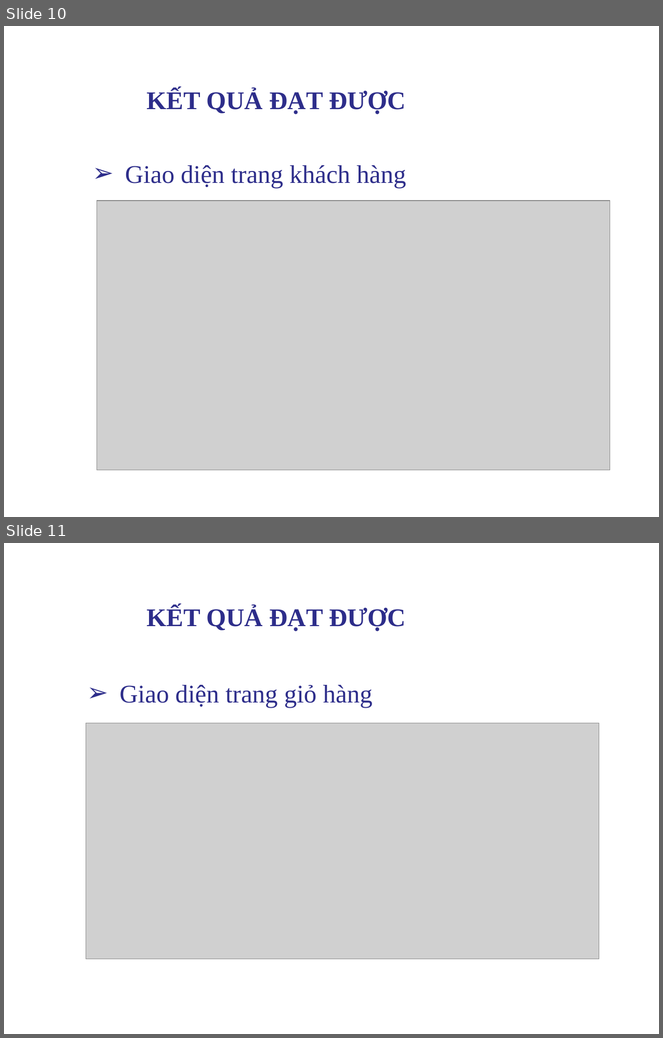
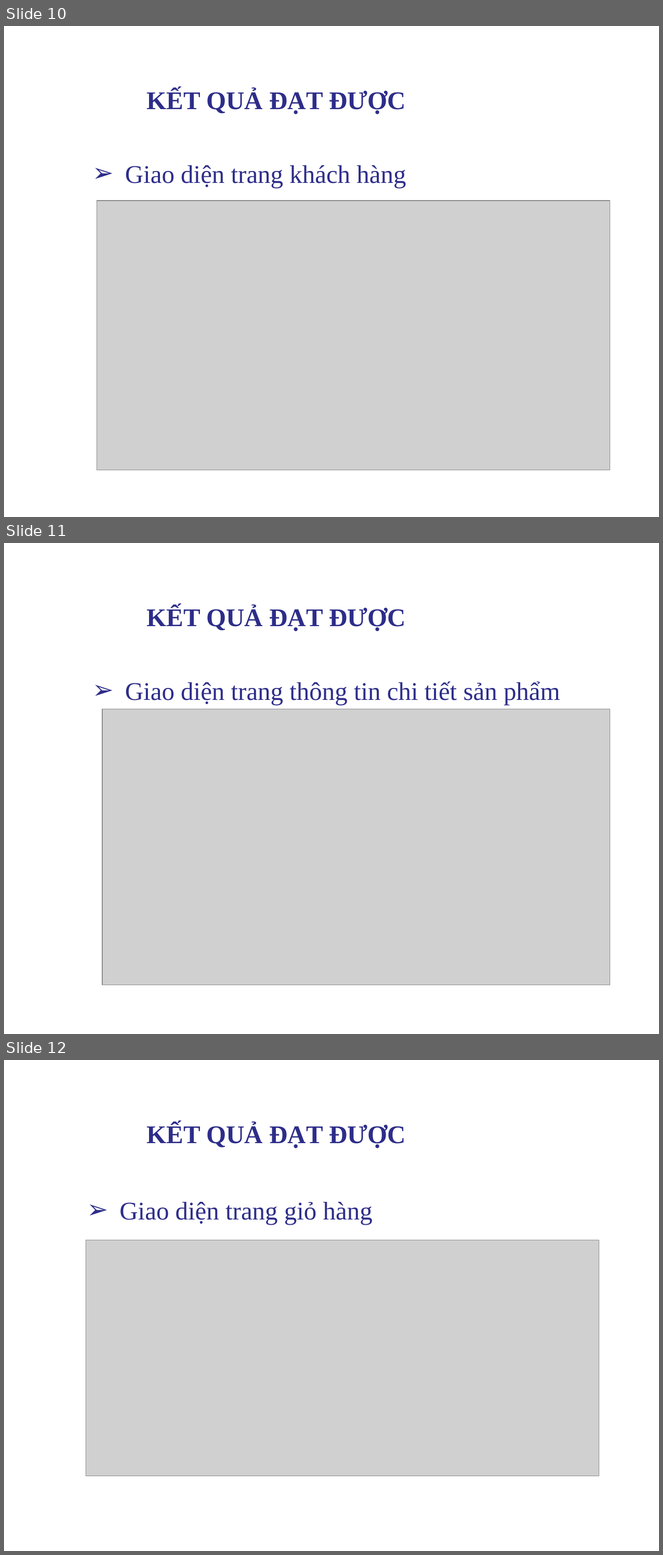
Before and after one commit to buicongminh2018/baovelvtn, a slide deck: LVTN.pptx. Shown one above the other, each under a label of ours: slides 10 and 11 before the commit, slides 10, 11 and 12 after it. The pictures are 663x1038 and 663x1555 pixels, drawn with LibreOffice and Linux fonts; fonts in the diff are those of the drawing; grey boxes stand for pictures; background and template pictures are left out. Boxes give left, top, right and bottom in pixels: in the first picture for what was removed or moved away, otherwise in the second. Text is boxed around its words. In the diff, an @@ line names an element or a change of style, - is before the commit and + after.

```diff
--- a/LVTN.pptx
+++ b/LVTN.pptx
@@ slide 11 added at [4,543,659,1034], background picture (left out) @@
@@ text added at [147,606,406,631], 28 pt, text #2D2D8A, bold @@
+KẾT QUẢ ĐẠT ĐƯỢC
@@ text added at [125,681,560,705], 28 pt, text #2D2D8A @@
+➢ Giao diện trang thông tin chi tiết sản phẩm
@@ picture added at [102,709,610,985] @@
@@ what was slide 11 is now slide 12 @@
```
Also in this commit, not shown: 5 slides changed, 1 other slide added, 1 slide removed, 2 other files.
